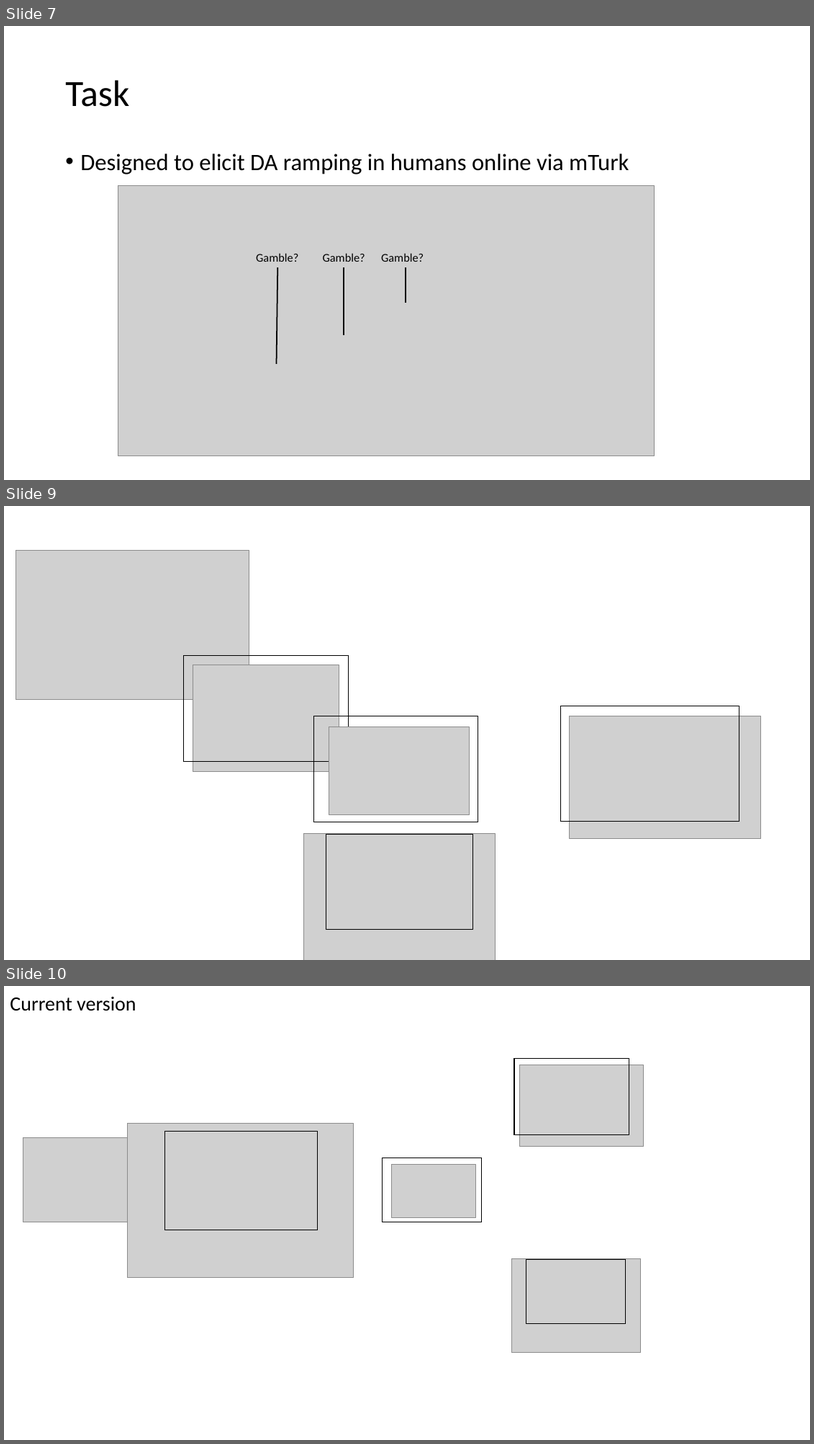
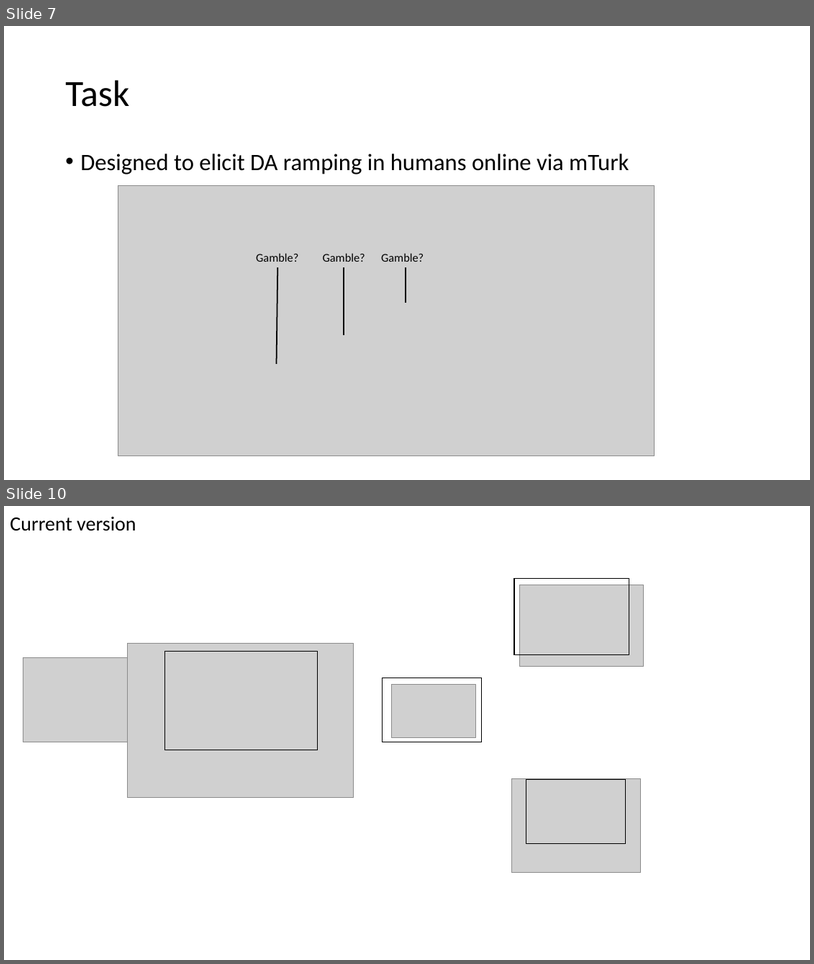
Before and after one commit to gpagnier/rampAnalysis, a slide deck: ShenhavLabMeeting10.29.pptx. Shown one above the other, each under a label of ours: slides 7, 9 and 10 before the commit, slides 7 and 10 after it; the slides between them are not shown. The pictures are 814x1444 and 814x964 pixels, drawn with LibreOffice and Linux fonts; fonts in the diff are those of the drawing; grey boxes stand for pictures. Boxes give left, top, right and bottom in pixels: in the first picture for what was removed or moved away, otherwise in the second. Text is boxed around its words. In the diff, an @@ line names an element or a change of style, - is before the commit and + after.

```diff
--- a/ShenhavLabMeeting10.29.pptx
+++ b/ShenhavLabMeeting10.29.pptx
@@ slide 9 removed at box(4, 506, 810, 960), background #FFFFFF @@
@@ picture removed at box(16, 550, 249, 699) @@
@@ rectangle removed at box(184, 656, 349, 762) @@
@@ picture removed at box(193, 665, 339, 771) @@
@@ rectangle removed at box(314, 716, 478, 822) @@
@@ rectangle removed at box(561, 705, 740, 821) @@
@@ picture removed at box(570, 716, 761, 838) @@
@@ picture removed at box(329, 727, 470, 814) @@
@@ picture removed at box(304, 833, 495, 960) @@
@@ rectangle removed at box(326, 834, 473, 929) @@
```
Also in this commit, not shown: 2 slides added, 1 other slide removed.
